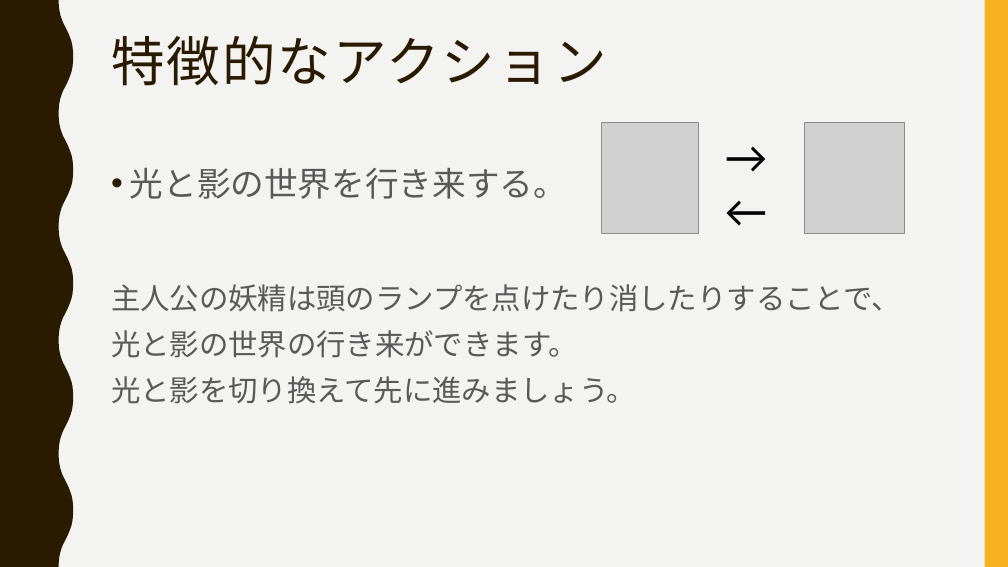
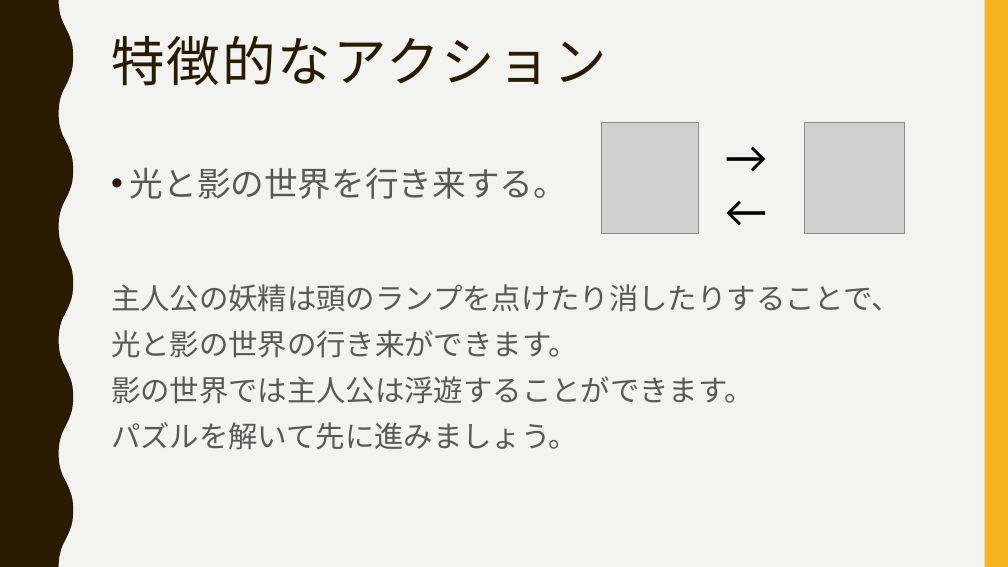
Before and after one commit to HoT-HaTS/LampGame, a slide deck: slide 4 of ランプの妖精と影の世界.pptx. Drawn at 1008x567 pixels with LibreOffice and Linux fonts; fonts in the diff are those of the drawing; grey boxes stand for pictures. Boxes give left, top, right and bottom in pixels: in the first picture for what was removed or moved away, otherwise in the second. Text is boxed around its words. In the diff, an @@ line names an element or a change of style, - is before the commit and + after.

```diff
--- a/ランプの妖精と影の世界.pptx
+++ b/ランプの妖精と影の世界.pptx
@@ text at <box>111,376,754,450</box>: text changed @@
-光と影を切り換えて先に進みましょう。
+影の世界では主人公は浮遊することができます。
+パズルを解いて先に進みましょう。
```
Also in this commit, not shown: 1 other file.
